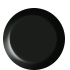
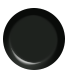
Comparing the layer stacks of the two 70 x 70 images. Changes:
pixels changed over [3, 14, 58, 70] (layer not identified)
